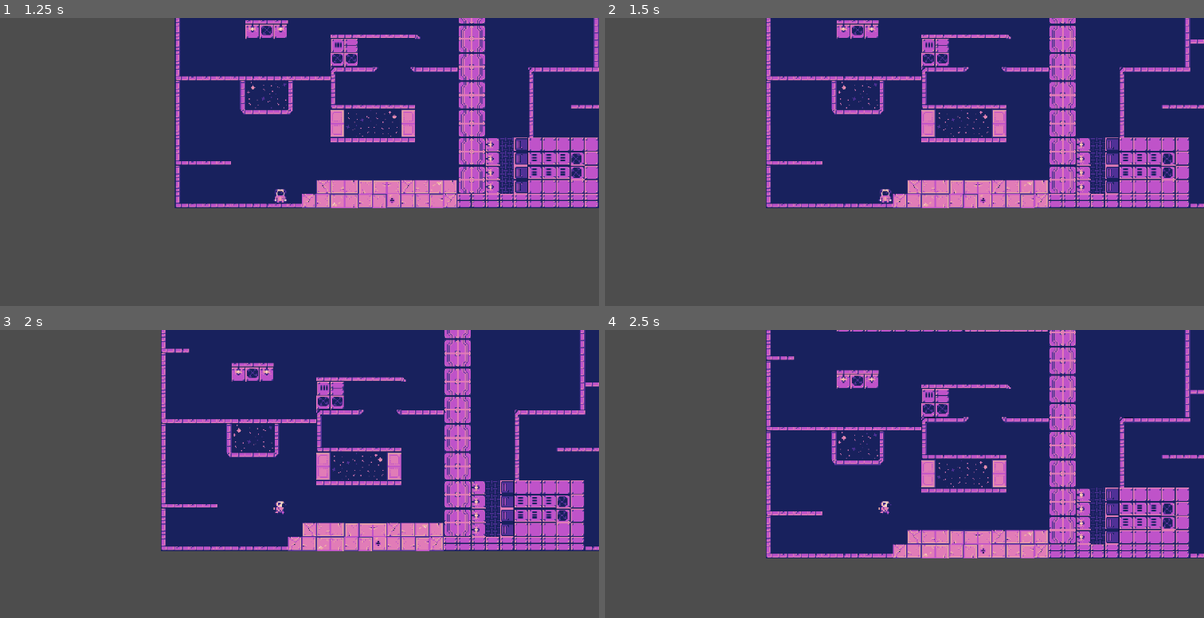
Above: before the commit, frames 1-4 (two rows, left to right).
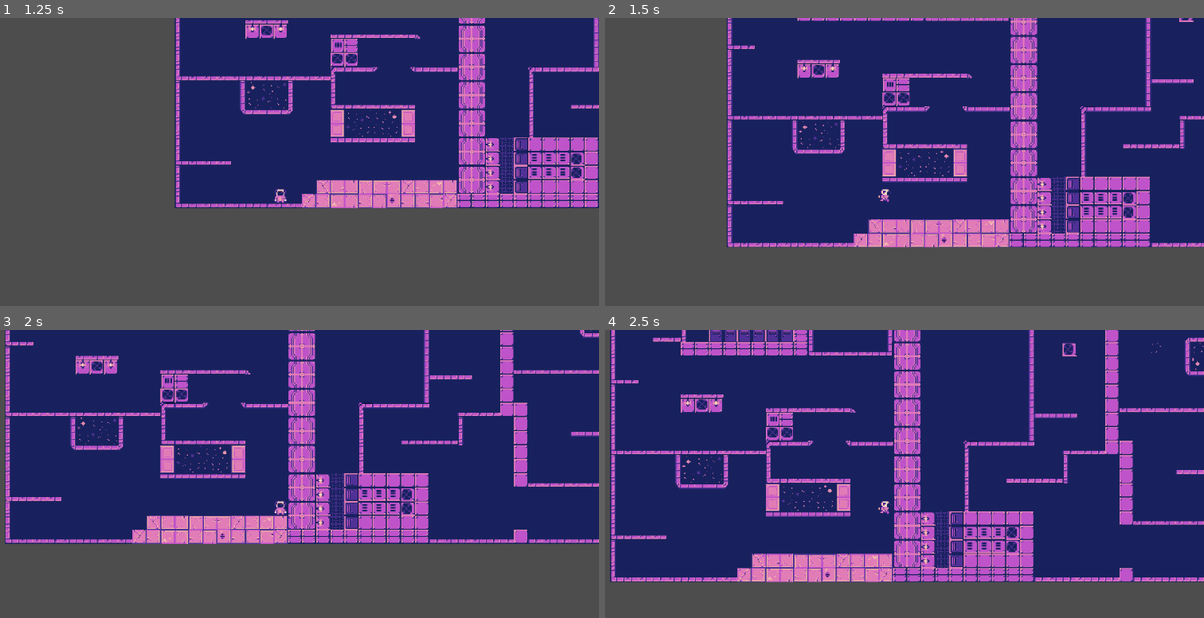
Above: after the commit, the same moments.

Repository: eeroleppalehto/Gravitas
Game: Godot game, scene res://scenes/Main.tscn
The game is run twice, just before and just after one commit, with the same random seed, the same clock (stepped at 60 frames per second) and the same inputs.
Inputs:
- Up to frame 1 (1.25 s): click "Play A" at 0.5 s
- Up to frame 2 (1.5 s): tap Enter (ui_accept) at 1.25 s; hold D (ui_right) from 1.28 s (still down)
- Up to frame 3 (2 s): keep holding D (ui_right); tap Enter (ui_accept) at 1.52 s
- Up to frame 4 (2.5 s): keep holding D (ui_right); tap Enter (ui_accept) at 2.27 s

Frame 1 is identical in both runs. In frame 2, 34% of the frame differs, in the area x 20-100%, y 0-80%; in frame 3, 44%; in frame 4, 51%, in the area x 0-100%, y 0-88%.

Commit message:
horizontal movement for player

Diff:
--- a/gravitas/scenes/player.gd
+++ b/gravitas/scenes/player.gd
@@ -7,37 +7,38 @@
 
 func _ready() -> void:
 	Gravity.player = self
-	anim=get_node("AnimationPlayer")
+	anim = get_node("AnimationPlayer")
 
 func _physics_process(delta: float) -> void:
-	# TODO: check if on floor and put speed to 0 instead of the current implementation
-	# Add the gravity.
 	if not is_on_floor():
 		velocity += Gravity.currentGravity * delta
-
-	if is_on_floor_only():
-		# velocity.x = 0
-		pass
 
 	# Handle jump.
 	if Input.is_action_just_pressed("ui_accept") and is_on_floor():
 		velocity -= Gravity.currentGravity * 0.3
 		anim.play("hyppy")
-	if velocity.y ==0:
+	if velocity.y == 0:
 		anim.play("idle")
-	elif velocity.y >0:
+	elif velocity.y > 0:
 		anim.play("fall")
 
-	#var direction := Input.get_axis("ui_left", "ui_right")
-	#if direction:
-		#velocity.x = direction * SPEED
-	#else:
-		#velocity.x = move_toward(velocity.x, 0, SPEED)
-
-	if Input.is_action_just_pressed("ui_left"):
-		velocity = Vector2(-Gravity.currentGravity.y, Gravity.currentGravity.x) * 0.3
-	elif Input.is_action_just_pressed("ui_right"):
-		velocity = Vector2(Gravity.currentGravity.y, -Gravity.currentGravity.x) * 0.3
+	# Get the input direction and handle the movement/deceleration.
+	# As good practice, you should replace UI actions with custom gameplay actions.
+	var direction := Input.get_axis("ui_left", "ui_right")
+	if direction:
+		# The checks for current gravitys x or y values are there for checking
+		# if the gravity is working in horizontal or vertical direction
+		# and based on that the character running/walking movement is changed
+		if Gravity.currentGravity.y != 0:
+			velocity.x = direction * SPEED
+		elif Gravity.currentGravity.x != 0:
+			velocity.y = direction * SPEED
+	else:
+		print(Gravity.currentGravityDirection)
+		if Gravity.currentGravity.y != 0:
+			velocity.x = move_toward(velocity.x, 0, SPEED)
+		elif Gravity.currentGravity.x != 0:
+			velocity.y = move_toward(velocity.y, 0, SPEED)
 
 	move_and_slide()
 
@@ -46,6 +47,3 @@
 
 	if Input.is_action_just_pressed("ui_gravity_left") or Input.is_action_just_pressed("ui_gravity_right"):
 		Gravity.rotate()
-
-	# Get the input direction and handle the movement/deceleration.
-	# As good practice, you should replace UI actions with custom gameplay actions.
